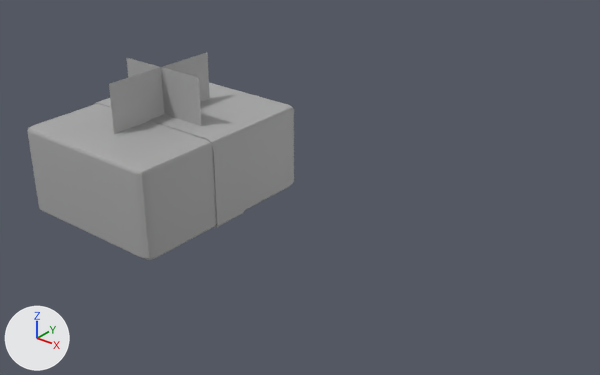
An edit to the FBX model GameJamBrackys2025/Assets/Models/Decor/Gift_2.fbx, drawn before and after from the same camera.
Camera for both pictures: a 50 mm camera at (1.24, -3.03, 1.51) aimed at (-0.44, -0.94, 0.21). The axes (+X, +Y, +Z) are drawn at lower left. The lights are the same throughout. Where no turn or scale is listed for an object, it has been applied to the vertices.

Before the edit, the objects in view are built like this:
```python
me_mesh = bpy.data.meshes.new('Mesh')
me_mesh.from_pydata([(-0.203, 0.0, 0.366), (0.207, 0.0, 0.366), (-0.203, 0.0, 0.573), (0.207, 0.0, 0.573)], [], [(0, 1, 3, 2)])
me_mesh.materials.append(mat_standardsurface1)  # grey #aaaaaa
me_mesh_001 = bpy.data.meshes.new('Mesh.001')
me_mesh_001.from_pydata(...)  # 138 vertices, 136 faces; spans x -25.4..25.4, y 0.0..50.8, z -24.9..24.9
me_mesh_001.materials.append(mat_standardsurface1)  # grey #aaaaaa
me_mesh_002 = bpy.data.meshes.new('Mesh.002')
me_mesh_002.from_pydata([(0.0, -0.259, 0.366), (0.0, 0.259, 0.366), (0.0, -0.259, 0.572), (0.0, 0.259, 0.572)], [], [(0, 1, 3, 2)])
me_mesh_002.materials.append(mat_standardsurface1)  # grey #aaaaaa
ob_polysurface4 = bpy.data.objects.new('polySurface4', me_mesh)
ob_polysurface4.location = (-1.144, -0.921, -0.061)
ob_polysurface5 = bpy.data.objects.new('polySurface5', me_mesh_001)
ob_polysurface5.parent = ob_pplane5
ob_polysurface5.location = (0.0, -38.73, -0.0000144)
ob_polysurface6 = bpy.data.objects.new('polySurface6', me_mesh_002)
ob_polysurface6.location = (-1.144, -0.921, -0.061)
```
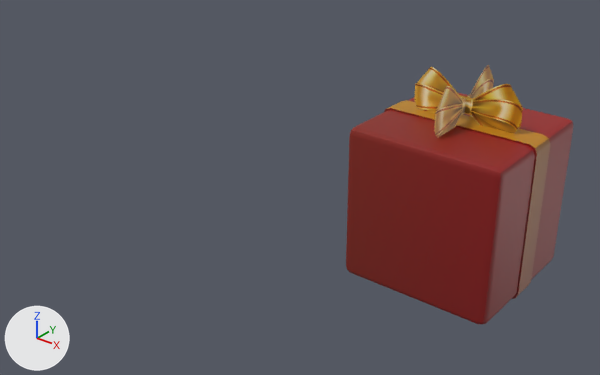
The change, as a diff of the scene's bpy script:
```diff
--- a/GameJamBrackys2025/Assets/Models/Decor/Gift_2.fbx.py
+++ b/GameJamBrackys2025/Assets/Models/Decor/Gift_2.fbx.py
@@ img_maintexture_png @@
+img_maintexture_png = load_image('MainTexture.png', '_unpacked/MainTexture.png', 5, 6, 'sRGB')
@@ img_954_9547052_christmas_ribbon_clipart_orange_transparent_background_gold_ribbon_png @@
+img_954_9547052_christmas_ribbon_clipart_orange_transparent_background_gold_ribbon_png = load_image('954-9547052_christmas-ribbon-clipart-orange-transparent-background-gold-ribbon.png', '_unpacked/954-9547052_christmas-ribbon-clipart-orange-transparent-background-gold-ribbon.png', 820, 533, 'sRGB')
@@ mat_lambert25 @@
+mat_lambert25 = principled_material('lambert25')
+mat_lambert25.texture = img_maintexture_png
@@ mat_lambert30 @@
+mat_lambert30 = principled_material('lambert30')
+mat_lambert30.texture = img_954_9547052_christmas_ribbon_clipart_orange_transparent_background_gold_ribbon_png  # with its transparency
@@ me_mesh_001 @@
 me_mesh_001.from_pydata(...)  # 138 vertices, 136 faces; spans x -25.4..25.4, y 0.0..50.8, z -24.9..24.9
 # used by ob_polysurface5; parent = ob_pplane5; location = (0.0, -38.73, -0.0000144)
-me_mesh_001.materials.append(mat_standardsurface1)  # grey #aaaaaa
+# me_mesh_001 part 1: texture (UV) coordinates of 136 of 136 faces, centred in x -25.4..25.4, y 0.0..50.8, z -24.9..24.9, changed; they spanned u 0.12..0.88, v 0.0..1.0 and now span u 0.07..0.73, v 0.37..0.64
+me_mesh_001.materials.append(mat_lambert25)  # picture img_maintexture_png
@@ me_mesh_002_1 @@
+me_mesh_002_1.from_pydata(...)  # 4 vertices, 1 face; spans x 0.0, y -0.225..0.225, z 0.777..1.025
+me_mesh_002_1.materials.append(mat_lambert30)  # picture img_954_9547052_christmas_ribbon_clipart_orange_transparent_background_gold_ribbon_png
@@ me_mesh_1 @@
+me_mesh_1.from_pydata(...)  # 4 vertices, 1 face; spans x -0.222..0.227, y 0.0, z 0.777..1.025
+me_mesh_1.materials.append(mat_lambert30)  # picture img_954_9547052_christmas_ribbon_clipart_orange_transparent_background_gold_ribbon_png
@@ ob_polysurface4 @@
-ob_polysurface4 = bpy.data.objects.new('polySurface4', me_mesh)
-ob_polysurface4.location = (-1.144, -0.921, -0.061)
@@ ob_polysurface5 @@
 ob_polysurface5 = bpy.data.objects.new('polySurface5', me_mesh_001)
-ob_polysurface5.parent = ob_pplane5
-ob_polysurface5.location = (0.0, -38.73, -0.0000144)
+ob_polysurface5.parent = ob_pplane3
+ob_polysurface5.location = (33.12, -38.73, -0.0000171)
@@ ob_polysurface6 @@
-ob_polysurface6 = bpy.data.objects.new('polySurface6', me_mesh_002)
-ob_polysurface6.location = (-1.144, -0.921, -0.061)
@@ ob_pplane3 @@
+ob_pplane3 = bpy.data.objects.new('pPlane3', None)
+ob_pplane3.location = (-0.157, -0.921, 0.487)
+ob_pplane3.rotation_euler = (1.571, 0.0, 0.0)  # degrees (90, 0, 0)
+ob_pplane3.scale = (0.01, 0.01, 0.01)
@@ ob_polysurface9 @@
+ob_polysurface9 = bpy.data.objects.new('polySurface9', me_mesh_002_1)
+ob_polysurface9.location = (0.174, -0.921, -0.256)
@@ ob_polysurface7 @@
+ob_polysurface7 = bpy.data.objects.new('polySurface7', me_mesh_1)
+ob_polysurface7.location = (0.174, -0.921, -0.256)
```

What differs and where, as boxes (x1, y1, x2, y2) in the pictures (600 x 375 px):
'polySurface5', recoloured, surface changed, moved
    before: (27, 83, 294, 260)
    after: (346, 93, 573, 325)
'polySurface6', deleted
    before: (109, 52, 210, 134)
'polySurface7', added (brown)
    after: (414, 67, 523, 133)
'polySurface4', deleted
    before: (126, 57, 201, 126)
'polySurface9', added (brown)
    after: (434, 65, 494, 138)
